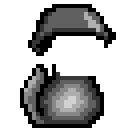
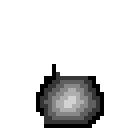
Comparing the layer stacks of the two 128×128 images. Changes:
hid "Helmet", painted on it over left=28, top=4, right=116, bottom=56
removed layer "Body" over left=20, top=64, right=48, bottom=128
added layer "Layer 3" above "Tail motion" over left=36, top=64, right=48, bottom=128
removed layer "Layer 2" over left=24, top=8, right=108, bottom=128
